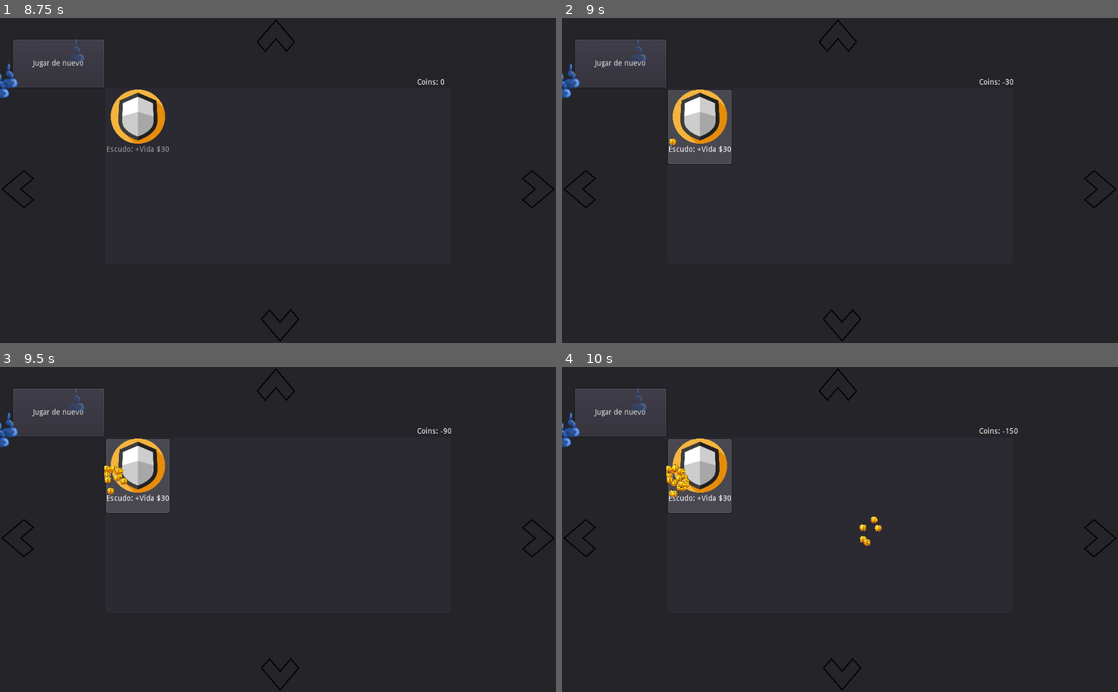
Above: before the commit, frames 1-4 (two rows, left to right).
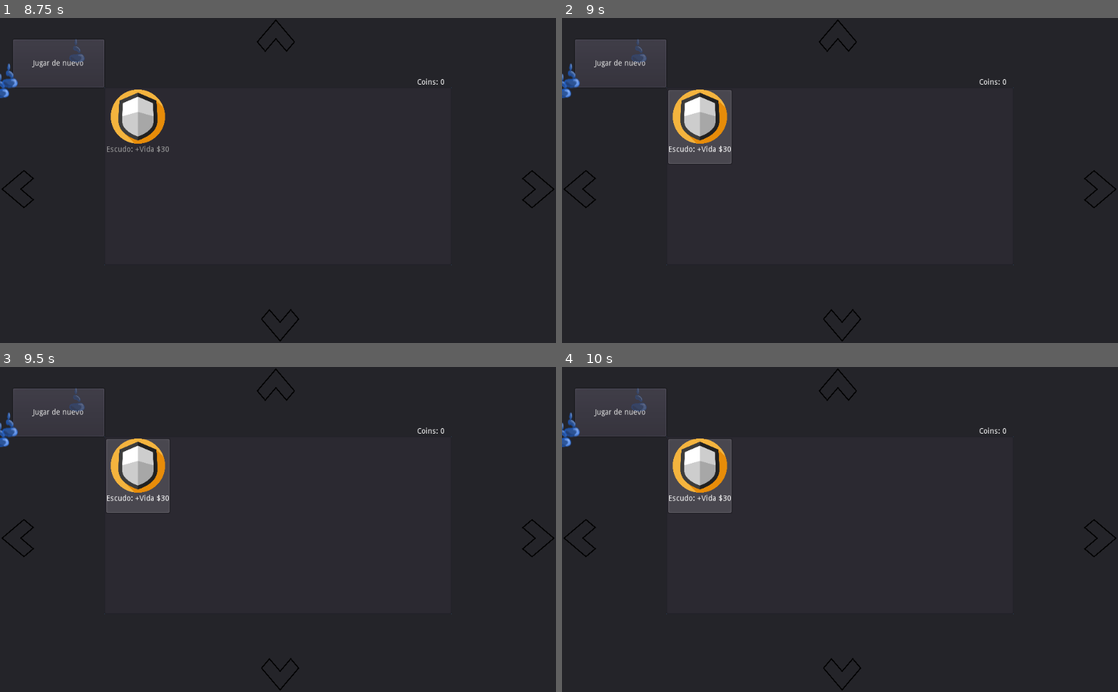
Above: after the commit, the same moments.

Repository: JuanG10/boss
Game: Godot game, scene res://UpgradeScreen/GreenPanel.tscn
Same seed, same stepped clock (60 frames per second), same inputs: the game is played once before the commit and once after it. This scene is started directly instead of the project's main scene. The engine's default icon, where the game draws it, is replaced by a stand-in: a white triangle on a blue panel in a dark square.
Inputs (mouse positions are in pixels of both pictures, inside the frame that each line leads up to):
- Up to frame 1 (8.75 s): click "Jugar de nuevo" at 0.5 s; click "Jugar de nuevo" at 1.25 s; click (16, 190) at 2 s; click (539, 190) at 2.75 s; click (278, 326) at 3.5 s; click (278, 34) at 4.25 s; tap Enter (ui_accept) at 5, 5.27, 5.75, 6.02, 6.5, 7.25, 7.52, 8, 8.27 s; move the mouse to (400, 164) at 5.02 s; hold D (right) 5.03-5.78 s; tap 3 (Activate_atk_speed) at 5.1 s; click (400, 164) at 5.17 s; move the mouse to (166, 196) at 5.77 s; hold S (down) 5.78-6.53 s; tap 1 (Activate_corazon) at 5.85 s; click (166, 196) at 5.92 s; move the mouse to (333, 109) at 6.52 s; hold D (right) 6.53-7.28 s; tap 5 (Activate_cuchillo) at 6.6 s; click (333, 109) at 6.67 s; move the mouse to (250, 245) at 7.27 s; hold W (up) 7.28-8.03 s; tap 4 (Activate_damage_1) at 7.35 s; click (250, 245) at 7.42 s; move the mouse to (444, 229) at 8.02 s; hold A (left) from 8.03 s (still down); tap 2 (Activate_speed) at 8.1 s; click (444, 229) at 8.17 s
- Up to frame 2 (9 s): keep holding A (left); tap Enter (ui_accept) at 8.75 s; move the mouse to (673, 131) at 8.77 s; tap E (next_color) at 8.85 s; click (673, 131) at 8.92 s
- Up to frame 3 (9.5 s): keep holding A (left); tap Enter (ui_accept) at 9.02 s
- Up to frame 4 (10 s): move the mouse to (867, 529) at 9.52 s; release A (left) at 9.53 s; hold S (down) from 9.53 s (still down); tap Q (previous_color) at 9.6 s; click (867, 529) at 9.67 s

Frame 1 is identical in both runs. In frame 2, less than 0.1% of the frame differs, in the area x 19-82%, y 18-40%; in frame 3, 0.2%; in frame 4, 0.4%, in the area x 18-82%, y 18-56%.
Error in both runs: Trying to assign value of type 'Viewport' to a variable of type 'Node2D'. (res://UpgradeScreen/Pannels.gd:5)

Commit message:
cambio en compra de habilidades

Diff:
--- a/UpgradeScreen/UpgradePanel.tscn
+++ b/UpgradeScreen/UpgradePanel.tscn
@@ -98,7 +98,7 @@
 
 [node name="music_moneda" type="AudioStreamPlayer" parent="."]
 stream = ExtResource( 5 )
-[connection signal="item_activated" from="upgrade_list" to="upgrade_list" method="_on_list_item_activated"]
+[connection signal="item_activated" from="upgrade_list" to="upgrade_list" method="_on_upgrade_list_item_activated"]
 [connection signal="timeout" from="upgrade_list/Timer" to="upgrade_list" method="_on_Timer_timeout"]
 [connection signal="button_up" from="Left_button" to="." method="_on_button_up" binds= [ 0, Vector2( -1, 0 ) ]]
 [connection signal="button_up" from="Right_button" to="." method="_on_button_up" binds= [ 1, Vector2( 1, 0 ) ]]
--- a/UpgradeScreen/upgrade_list.gd
+++ b/UpgradeScreen/upgrade_list.gd
@@ -25,11 +25,6 @@
 
 var MONEDA = preload("res://moneda_particula/Moneda_particula.tscn").instance()
 
-func _input(event):
-	if event is InputEventMouseButton :
-			if get_selected_items().size() > 0:
-				_on_list_item_activated(1)
-
 
 func _ready():
 	set_fixed_icon_size(ICON_SIZE)
@@ -54,20 +49,6 @@
 	add_child(monedas)
 
 
-func _on_list_item_activated(_index):
-	print(_index)
-	#GlobalVariables.money >= intPrecio
-	if true:
-		GlobalVariables.money -= intPrecio
-		get_parent().get_node("Coins").on_update()
-		if parent_name == "BasePanel":
-			compra_base_panel()
-		elif parent_name == "RedPanel":
-			comprar_red_panel()
-		elif parent_name == "GreenPanel":
-			comprar_green_panel()
-		elif parent_name == "BluePanel":
-			comprar_blue_panel()
 
 
 #Si alguno cumple la condicion, compra, y agrega el nombre de la habilidad en un lista de GlobalVariables
@@ -134,3 +115,23 @@
 
 func _on_Timer_timeout():
 	music_moneda_stop()
+
+
+
+
+
+
+
+func _on_upgrade_list_item_activated(index):
+			#GlobalVariables.money >= intPrecio
+	if GlobalVariables.money >= intPrecio:
+		GlobalVariables.money -= intPrecio
+		get_parent().get_node("Coins").on_update()
+		if parent_name == "BasePanel":
+			compra_base_panel()
+		elif parent_name == "RedPanel":
+			comprar_red_panel()
+		elif parent_name == "GreenPanel":
+			comprar_green_panel()
+		elif parent_name == "BluePanel":
+			comprar_blue_panel()
